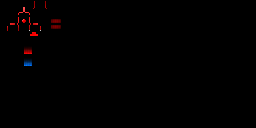
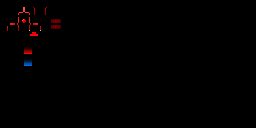
Comparing the layer stacks of the two 256x128 images. Changes:
painted on "GlowMask" over bbox(33, 1, 47, 15)
painted on "Shadows" (2nd of 2, in "Head") over bbox(33, 1, 47, 15)
painted on "Glowy" (2nd of 2, in "Head") over bbox(33, 1, 47, 15)
